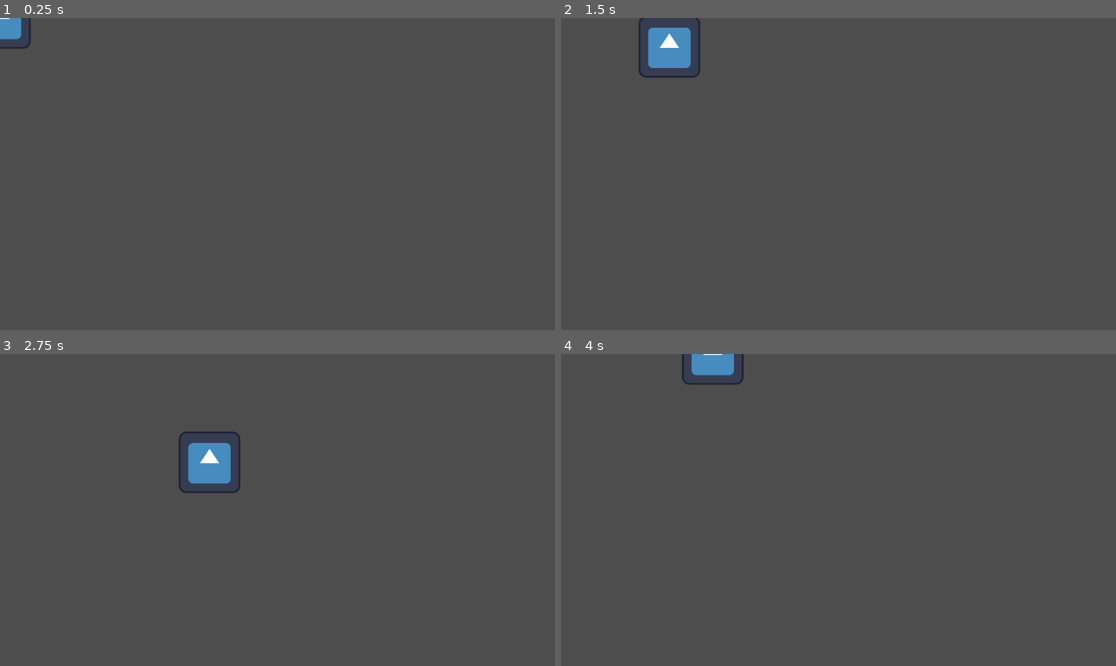
Above: before the commit, frames 1-4 (two rows, left to right).
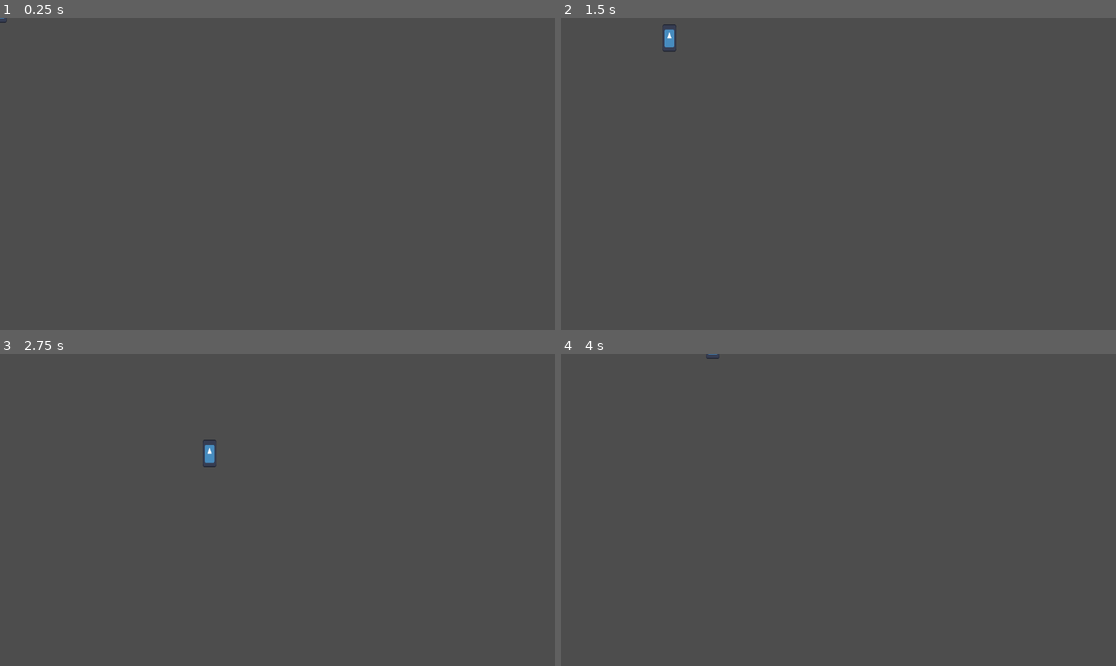
Above: after the commit, the same moments.

Repository: carlos-salles/loko-loop
Game: Godot game, scene res://scenes/player/Player.tscn
The game is run twice, just before and just after one commit, with the same random seed, the same clock (stepped at 60 frames per second) and the same inputs. The project has no main scene, so this scene is started directly. The engine's default icon, where the game draws it, is replaced by a stand-in: a white triangle on a blue panel in a dark square.
Inputs:
- Up to frame 1 (0.25 s): no input
- Up to frame 2 (1.5 s): tap Enter at 0.5 s; hold Right (ui_right) 0.53-1.28 s; hold Down (ui_down) from 1.28 s (still down)
- Up to frame 3 (2.75 s): release Down (ui_down) at 2.03 s; hold Right (ui_right) from 2.03 s (still down)
- Up to frame 4 (4 s): release Right (ui_right) at 2.78 s; hold Up (ui_up) 2.78-3.53 s; hold Left (ui_left) from 3.53 s (still down)

The runs differ from the first frame. In frame 1, 0.3% of the frame differs, in the area x 0-6%, y 0-10%; in frame 2, 1.2%; in frame 3, 1.2%, in the area x 32-44%, y 24-45%; in frame 4, 0.7%.

Commit message:
Altera visual do player

Diff:
--- a/scenes/player/Player.tscn
+++ b/scenes/player/Player.tscn
@@ -9,6 +9,8 @@
 script = ExtResource("1_wq0r8")
 
 [node name="Sprite2D" type="Sprite2D" parent="."]
+position = Vector2(0, -18.5)
+scale = Vector2(0.225, 0.445312)
 texture = ExtResource("1_mvqye")
 
 [node name="CollisionShape2D" type="CollisionShape2D" parent="."]
